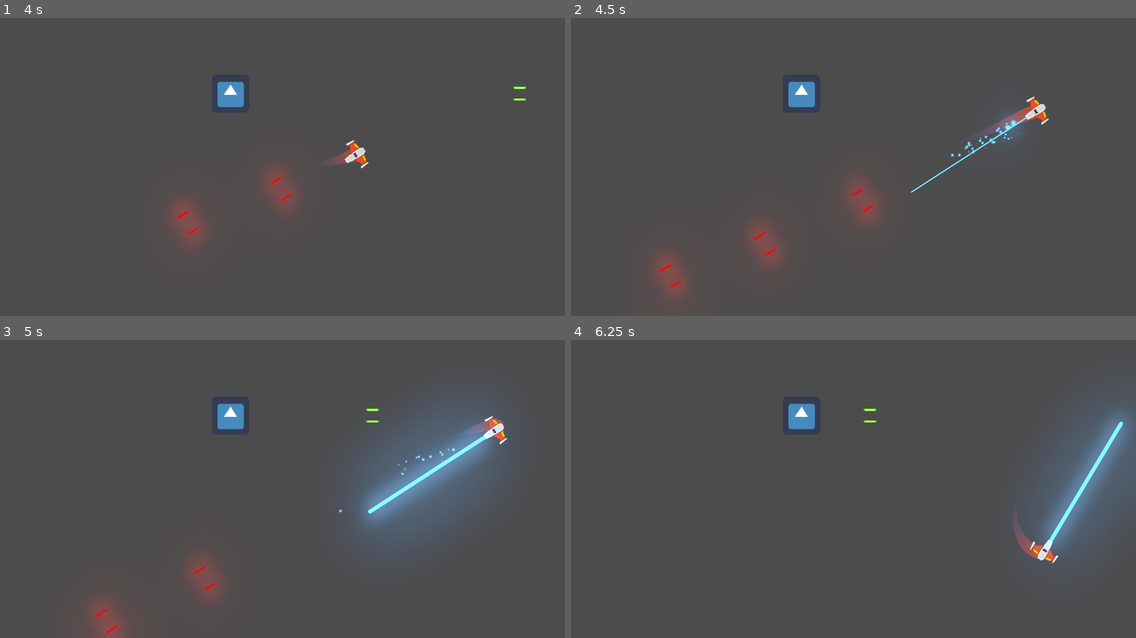
Above: before the commit, frames 1-4 (two rows, left to right).
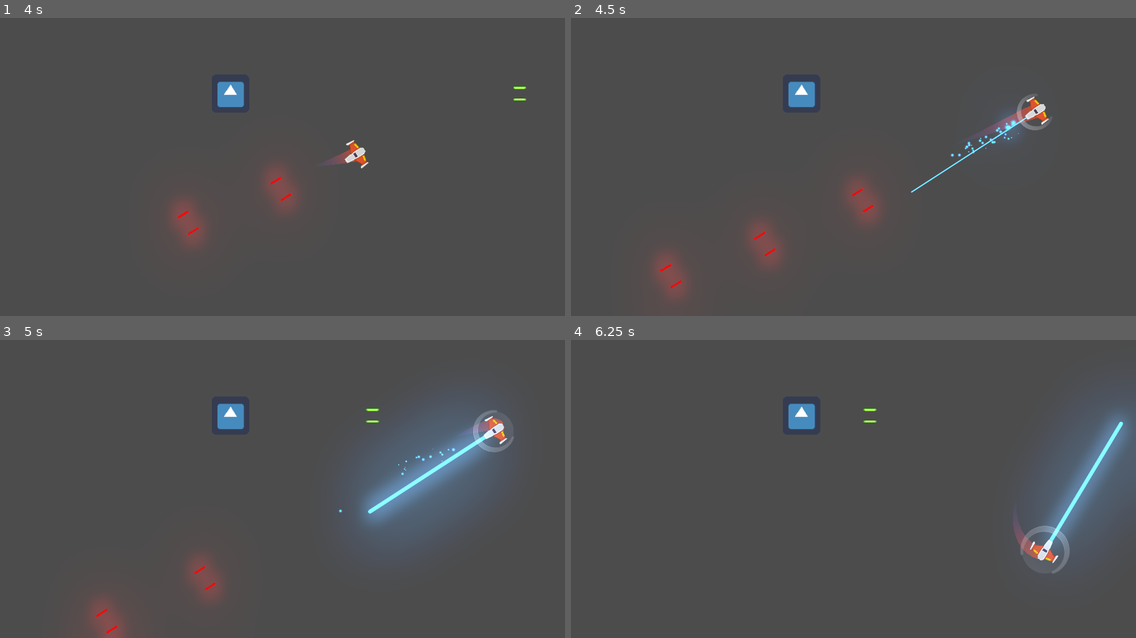
Above: after the commit, the same moments.

Repository: escobardie/Proyecto_meteorito
Game: Godot game, scene res://Juego/Niveles/NivelTest.tscn
Same seed, same stepped clock (60 frames per second), same inputs: the game is played once before the commit and once after it. The engine's default icon, where the game draws it, is replaced by a stand-in: a white triangle on a blue panel in a dark square.
Inputs (mouse positions are in pixels of both pictures, inside the frame that each line leads up to):
- Up to frame 1 (4 s): move the mouse to (254, 220) at 0.52 s; hold Space (disparo_ppal) 0.53-1.28 s; hold W (mover_adelante) 0.53-2.03 s; move the mouse to (452, 205) at 1.27 s; right-click (452, 205) at 1.35 s; move the mouse to (113, 110) at 2.02 s; hold A (mover_antihorario) 2.03-2.78 s; hold S (mover_atras) from 2.03 s (still down); move the mouse to (310, 158) at 2.77 s; tap D (mover_horario) at 2.85 s; move the mouse to (197, 77) at 3.52 s; hold Space (disparo_ppal) from 3.53 s (still down)
- Up to frame 2 (4.5 s): tap Middle mouse button (escudo, bound only after the commit) at 4.15 s; move the mouse to (977, 140) at 4.27 s; release S (mover_atras) at 4.28 s; release Space (disparo_ppal) at 4.28 s; hold W (mover_adelante) from 4.28 s (still down); right-click (977, 140) at 4.35 s
- Up to frame 3 (5 s): keep holding W (mover_adelante)
- Up to frame 4 (6.25 s): keep holding W (mover_adelante); move the mouse to (740, 494) at 5.02 s; hold A (mover_antihorario) 5.03-5.78 s; move the mouse to (910, 408) at 5.77 s; tap D (mover_horario) at 5.85 s

Frame 1 is identical in both runs. In frame 2, 0.1% of the frame differs, in the area x 78-85%, y 25-38%; in frame 3, 0.2%; in frame 4, 0.3%, in the area x 79-89%, y 62-79%.

Commit message:
Clase 8 - Escudo
-ACTIVAR ESCUDO
-DESAC ESCUDO
-ABSORBIENDO ESCUDO

Diff:
--- /dev/null
+++ b/Juego/Naves/Player/Escudo/Escudo.gd
@@ -0,0 +1,59 @@
+#Escudo.gd
+class_name Escudo
+extends Area2D
+
+# VARIABLES
+var esta_activado:bool = false setget ,get_esta_activado
+
+## VARIABLES EXPORT
+#Si por ejemplo queremos que el escudo dure 5 segundos y le damos una energía de 8,0:
+#8,0 / 5s = 1,6 → cuánta energía por segundo hay que consumir.
+#8.0 / 10s = 0.8
+export var energia:float = 8.0
+export var radio_desaste:float = -0.8
+
+## METODOS
+func _process(delta: float) -> void:
+	energia += radio_desaste * delta
+	if energia <= 0.0:
+		desactivar()
+
+func _ready() -> void:
+	#Ahora al iniciar no se consume energía (el _process no corre)
+	set_process(false)
+	controlar_colision(true)
+
+## SETTERS AND GETTERS
+func get_esta_activado() ->bool:
+	return esta_activado
+
+## METODOS CUSTOMER
+func activar()-> void:
+	if energia <= 0.0:
+		return
+	#print("escudo activado")
+	esta_activado = true
+	controlar_colision(false)
+	$AnimationPlayer.play("activando")
+
+func desactivar() -> void:
+	set_process(false)
+	esta_activado = false
+	controlar_colision(true)
+	$AnimationPlayer.play_backwards("activando")
+
+
+func controlar_colision(esta_activado:bool) -> void:
+	#recibimos el bool que determina el estado del colisionador
+	$CollisionShape2D.set_deferred("disabled", esta_activado)
+
+
+## SEÑALES INTERNAS
+func _on_AnimationPlayer_animation_finished(anim_name: String) -> void:
+	if anim_name == "activando" and esta_activado:
+		$AnimationPlayer.play("activado")
+		#activamos el process para activar el escudo
+		set_process(true)
+
+func _on_body_entered(body: Node) -> void:
+	body.queue_free()
--- /dev/null
+++ b/Juego/Naves/Player/Escudo/Escudo.tscn
@@ -0,0 +1,244 @@
+[gd_scene load_steps=10 format=2]
+
+[ext_resource path="res://Juego/Naves/Player/Escudo/escudoPlayer.ogg" type="AudioStream" id=1]
+[ext_resource path="res://Juego/Naves/Player/Escudo/escudoAbierto2.png" type="Texture" id=2]
+[ext_resource path="res://Juego/Naves/Player/Escudo/escudoCompleto.png" type="Texture" id=3]
+[ext_resource path="res://Juego/Naves/Player/Escudo/escudoAbierto1.png" type="Texture" id=4]
+[ext_resource path="res://Juego/Naves/Player/Escudo/Escudo.gd" type="Script" id=5]
+
+[sub_resource type="CircleShape2D" id=1]
+radius = 80.3376
+
+[sub_resource type="Animation" id=2]
+resource_name = "activado"
+loop = true
+step = 0.2
+tracks/0/type = "value"
+tracks/0/path = NodePath("SpriteCompleto:visible")
+tracks/0/interp = 1
+tracks/0/loop_wrap = true
+tracks/0/imported = false
+tracks/0/enabled = true
+tracks/0/keys = {
+"times": PoolRealArray( 0 ),
+"transitions": PoolRealArray( 1 ),
+"update": 1,
+"values": [ true ]
+}
+tracks/1/type = "value"
+tracks/1/path = NodePath("SpriteCompleto:scale")
+tracks/1/interp = 1
+tracks/1/loop_wrap = true
+tracks/1/imported = false
+tracks/1/enabled = true
+tracks/1/keys = {
+"times": PoolRealArray( 0, 0.2, 0.4, 0.6, 0.8, 1 ),
+"transitions": PoolRealArray( 1, 1, 1, 1, 1, 1 ),
+"update": 0,
+"values": [ Vector2( 1, 1 ), Vector2( 1.2, 1.2 ), Vector2( 0.9, 0.9 ), Vector2( 1.2, 1.2 ), Vector2( 0.9, 0.9 ), Vector2( 1, 1 ) ]
+}
+tracks/2/type = "audio"
+tracks/2/path = NodePath("AudioStreamPlayer")
+tracks/2/interp = 1
+tracks/2/loop_wrap = true
+tracks/2/imported = false
+tracks/2/enabled = true
+tracks/2/keys = {
+"clips": [ {
+"end_offset": 0.0,
+"start_offset": 0.0,
+"stream": ExtResource( 1 )
+} ],
+"times": PoolRealArray( 0 )
+}
+
+[sub_resource type="Animation" id=3]
+resource_name = "activando"
+length = 0.5
+tracks/0/type = "value"
+tracks/0/path = NodePath("SpriteCompleto:visible")
+tracks/0/interp = 1
+tracks/0/loop_wrap = true
+tracks/0/imported = false
+tracks/0/enabled = true
+tracks/0/keys = {
+"times": PoolRealArray( 0, 0.5 ),
+"transitions": PoolRealArray( 1, 1 ),
+"update": 1,
+"values": [ false, true ]
+}
+tracks/1/type = "value"
+tracks/1/path = NodePath("SpriteAbierto1:visible")
+tracks/1/interp = 1
+tracks/1/loop_wrap = true
+tracks/1/imported = false
+tracks/1/enabled = true
+tracks/1/keys = {
+"times": PoolRealArray( 0, 0.3, 0.5 ),
+"transitions": PoolRealArray( 1, 1, 1 ),
+"update": 1,
+"values": [ true, false, false ]
+}
+tracks/2/type = "value"
+tracks/2/path = NodePath("SpriteAbierto2:visible")
+tracks/2/interp = 1
+tracks/2/loop_wrap = true
+tracks/2/imported = false
+tracks/2/enabled = true
+tracks/2/keys = {
+"times": PoolRealArray( 0, 0.3, 0.5 ),
+"transitions": PoolRealArray( 1, 1, 1 ),
+"update": 1,
+"values": [ false, true, false ]
+}
+tracks/3/type = "value"
+tracks/3/path = NodePath("SpriteAbierto2:scale")
+tracks/3/interp = 1
+tracks/3/loop_wrap = true
+tracks/3/imported = false
+tracks/3/enabled = true
+tracks/3/keys = {
+"times": PoolRealArray( 0, 0.3, 0.4 ),
+"transitions": PoolRealArray( 1, 1, 1 ),
+"update": 0,
+"values": [ Vector2( 0, 0 ), Vector2( 0.8, 0.8 ), Vector2( 1, 1 ) ]
+}
+tracks/4/type = "value"
+tracks/4/path = NodePath("SpriteAbierto1:scale")
+tracks/4/interp = 1
+tracks/4/loop_wrap = true
+tracks/4/imported = false
+tracks/4/enabled = true
+tracks/4/keys = {
+"times": PoolRealArray( 0, 0.3, 0.5 ),
+"transitions": PoolRealArray( 1, 1, 1 ),
+"update": 0,
+"values": [ Vector2( 0, 0 ), Vector2( 0.8, 0.8 ), Vector2( 1, 1 ) ]
+}
+tracks/5/type = "value"
+tracks/5/path = NodePath("SpriteCompleto:scale")
+tracks/5/interp = 1
+tracks/5/loop_wrap = true
+tracks/5/imported = false
+tracks/5/enabled = true
+tracks/5/keys = {
+"times": PoolRealArray( 0, 0.5 ),
+"transitions": PoolRealArray( 1, 1 ),
+"update": 0,
+"values": [ Vector2( 1, 1 ), Vector2( 1, 1 ) ]
+}
+
+[sub_resource type="Animation" id=4]
+resource_name = "default"
+length = 0.001
+tracks/0/type = "value"
+tracks/0/path = NodePath("SpriteCompleto:visible")
+tracks/0/interp = 1
+tracks/0/loop_wrap = true
+tracks/0/imported = false
+tracks/0/enabled = true
+tracks/0/keys = {
+"times": PoolRealArray( 0 ),
+"transitions": PoolRealArray( 1 ),
+"update": 1,
+"values": [ false ]
+}
+tracks/1/type = "value"
+tracks/1/path = NodePath("SpriteCompleto:rotation_degrees")
+tracks/1/interp = 1
+tracks/1/loop_wrap = true
+tracks/1/imported = false
+tracks/1/enabled = true
+tracks/1/keys = {
+"times": PoolRealArray( 0 ),
+"transitions": PoolRealArray( 1 ),
+"update": 0,
+"values": [ 90.0 ]
+}
+tracks/2/type = "value"
+tracks/2/path = NodePath("SpriteAbierto1:visible")
+tracks/2/interp = 1
+tracks/2/loop_wrap = true
+tracks/2/imported = false
+tracks/2/enabled = true
+tracks/2/keys = {
+"times": PoolRealArray( 0 ),
+"transitions": PoolRealArray( 1 ),
+"update": 1,
+"values": [ false ]
+}
+tracks/3/type = "value"
+tracks/3/path = NodePath("SpriteAbierto1:rotation_degrees")
+tracks/3/interp = 1
+tracks/3/loop_wrap = true
+tracks/3/imported = false
+tracks/3/enabled = true
+tracks/3/keys = {
+"times": PoolRealArray( 0 ),
+"transitions": PoolRealArray( 1 ),
+"update": 0,
+"values": [ 90.0 ]
+}
+tracks/4/type = "value"
+tracks/4/path = NodePath("SpriteAbierto2:visible")
+tracks/4/interp = 1
+tracks/4/loop_wrap = true
+tracks/4/imported = false
+tracks/4/enabled = true
+tracks/4/keys = {
+"times": PoolRealArray( 0 ),
+"transitions": PoolRealArray( 1 ),
+"update": 1,
+"values": [ false ]
+}
+tracks/5/type = "value"
+tracks/5/path = NodePath("SpriteAbierto2:scale")
+tracks/5/interp = 1
+tracks/5/loop_wrap = true
+tracks/5/imported = false
+tracks/5/enabled = true
+tracks/5/keys = {
+"times": PoolRealArray( 0 ),
+"transitions": PoolRealArray( 1 ),
+"update": 0,
+"values": [ Vector2( 1, 1.02048 ) ]
+}
+
+[node name="Escudo" type="Area2D"]
+collision_layer = 0
+collision_mask = 16
+script = ExtResource( 5 )
+
+[node name="CollisionShape2D" type="CollisionShape2D" parent="."]
+shape = SubResource( 1 )
+
+[node name="SpriteCompleto" type="Sprite" parent="."]
+position = Vector2( 1.4, 0 )
+rotation = 1.5708
+texture = ExtResource( 3 )
+
+[node name="SpriteAbierto1" type="Sprite" parent="."]
+visible = false
+position = Vector2( 12.347, 0 )
+rotation = 1.5708
+texture = ExtResource( 4 )
+
+[node name="SpriteAbierto2" type="Sprite" parent="."]
+visible = false
+position = Vector2( 12.347, 0 )
+rotation = 1.5708
+texture = ExtResource( 2 )
+
+[node name="AnimationPlayer" type="AnimationPlayer" parent="."]
+autoplay = "default"
+anims/activado = SubResource( 2 )
+anims/activando = SubResource( 3 )
+anims/default = SubResource( 4 )
+
+[node name="AudioStreamPlayer" type="AudioStreamPlayer" parent="."]
+stream = ExtResource( 1 )
+volume_db = -15.0
+bus = "SFX"
+
+[connection signal="body_entered" from="." to="." method="_on_body_entered"]
+[connection signal="animation_finished" from="AnimationPlayer" to="." method="_on_AnimationPlayer_animation_finished"]
--- a/Juego/Naves/Player/Player.gd
+++ b/Juego/Naves/Player/Player.gd
@@ -29,6 +29,7 @@
 onready var motor_SFX:Motor = $MotorSFX
 onready var colisionador:CollisionShape2D = $CollisionShape2D
 onready var impacto_SFX:AudioStreamPlayer = $ImpactSFX
+onready var escudo:Escudo = $Escudo
 
 ## METODOS
 func _ready() -> void:
@@ -62,6 +63,10 @@
 
 	if (event.is_action_released("mover_adelante") or event.is_action_released("mover_atras")):
 		motor_SFX.sonido_off()
+
+	# ESCUDO
+	if event.is_action_pressed("escudo") and not escudo.get_esta_activado():
+		escudo.activar()
 
 
 func _integrate_forces(state: Physics2DDirectBodyState) -> void:
--- a/Juego/Naves/Player/Player.tscn
+++ b/Juego/Naves/Player/Player.tscn
@@ -9,6 +9,7 @@
 [ext_resource path="res://Juego/Naves/Player/Estela/Trail2D.tscn" type="PackedScene" id=7]
 [ext_resource path="res://Juego/Naves/Player/Motor/MotorSFX.tscn" type="PackedScene" id=8]
 [ext_resource path="res://Juego/Naves/Player/impactPlayer2.ogg" type="AudioStream" id=9]
+[ext_resource path="res://Juego/Naves/Player/Escudo/Escudo.tscn" type="PackedScene" id=10]
 
 [sub_resource type="CircleShape2D" id=1]
 radius = 37.9624
@@ -87,6 +88,8 @@
 stream = ExtResource( 9 )
 bus = "SFX"
 
+[node name="Escudo" parent="." instance=ExtResource( 10 )]
+
 [connection signal="animation_finished" from="AnimationPlayer" to="." method="_on_AnimationPlayer_animation_finished"]
 
 [editable path="Canion"]
--- a/project.godot
+++ b/project.godot
@@ -13,6 +13,11 @@
 "class": "Canion",
 "language": "GDScript",
 "path": "res://Juego/Proyectiles/Canion.gd"
+}, {
+"base": "Area2D",
+"class": "Escudo",
+"language": "GDScript",
+"path": "res://Juego/Naves/Player/Escudo/Escudo.gd"
 }, {
 "base": "Line2D",
 "class": "Estela",
@@ -46,6 +51,7 @@
 } ]
 _global_script_class_icons={
 "Canion": "",
+"Escudo": "",
 "Estela": "",
 "Motor": "",
 "Nivel": "",
@@ -116,6 +122,11 @@
 "events": [ Object(InputEventMouseButton,"resource_local_to_scene":false,"resource_name":"","device":0,"alt":false,"shi …(212 unchanged characters)…
  ]
 }
+escudo={
+"deadzone": 0.5,
+"events": [ Object(InputEventMouseButton,"resource_local_to_scene":false,"resource_name":"","device":0,"alt":false,"shift":false,"control":false,"meta":false,"command":false,"button_mask":0,"position":Vector2( 0, 0 ),"global_position":Vector2( 0, 0 ),"factor":1.0,"button_index":3,"pressed":false,"doubleclick":false,"script":null)
+ ]
+}
 
 [layer_names]
 
Binary file added: Juego/Naves/Player/Escudo/escudoAbierto1.png
Not shown, added: Juego/Naves/Player/Escudo/escudoAbierto1.png.import
Binary file added: Juego/Naves/Player/Escudo/escudoAbierto2.png
Not shown, added: Juego/Naves/Player/Escudo/escudoAbierto2.png.import
Binary file added: Juego/Naves/Player/Escudo/escudoCompleto.png
Not shown, added: Juego/Naves/Player/Escudo/escudoCompleto.png.import
Not shown, added: Juego/Naves/Player/Escudo/escudoPlayer.ogg.import
Not shown: 1 places in Juego/Naves/Player/Player.tscn that only renumber resources
Not shown, added: Juego/Naves/Player/Escudo/escudoPlayer.ogg
